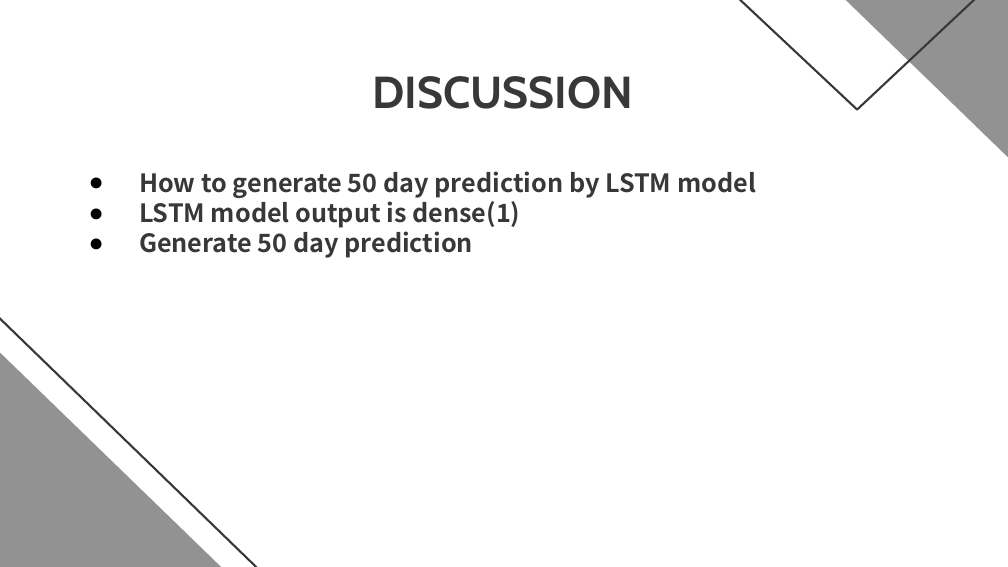
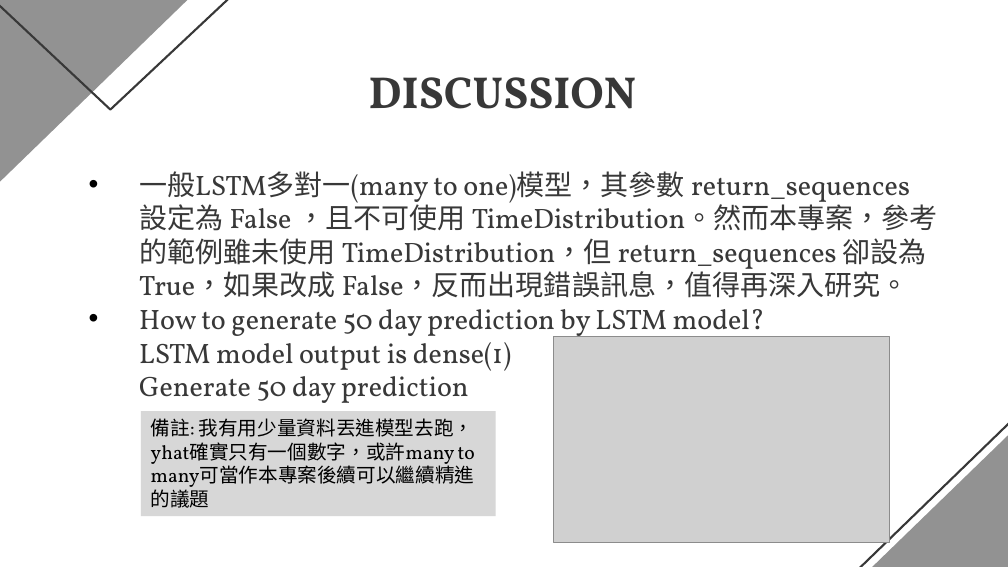
Before and after one commit to theabc50111/DL2021_final_dmlab_HCT_nccu, a slide deck: slide 21 of New_DL_final.pptx (slide 15 before the commit). Drawn at 1008x567 pixels with LibreOffice and Linux fonts; fonts in the diff are those of the drawing; grey boxes stand for pictures. Boxes give left, top, right and bottom in pixels: in the first picture for what was removed or moved away, otherwise in the second. Text is boxed around its words. In the diff, an @@ line names an element or a change of style, - is before the commit and + after.

```diff
--- a/New_DL_final.pptx
+++ b/New_DL_final.pptx
@@ mirrored in 4 elements at bbox=[774, 286, 1008, 567], bbox=[786, 286, 1008, 567], bbox=[0, 0, 291, 263], bbox=[0, 0, 406, 109] @@
@@ right triangle: place and size @@
-right triangle at bbox=[742, 0, 1008, 263]
+right triangle at bbox=[0, 0, 291, 263]
@@ triangle: place and size @@
-triangle at bbox=[561, 0, 1008, 109]
+triangle at bbox=[0, 0, 406, 109]
@@ title "DISCUSSION" at bbox=[369, 77, 637, 109]: font Cabin to Vollkorn @@
@@ text at bbox=[139, 171, 938, 403]: text changed; size 18 to 20 pt; font Noto Sans CJK SC to Vollkorn; bold off @@
-● How to generate 50 day prediction by LSTM model
-● LSTM model output is dense(1)
-● Generate 50 day prediction
+• 一般LSTM多對一(many to one)模型，其參數 return_sequences 設定為 False ，且不可使用 TimeDistribution。然而本專案，參考的範例雖未使用 TimeDistribution，但 return_sequences 卻設為 True，如果改成 False，反而出現錯誤訊息，值得再深入研究。
+• How to generate 50 day prediction by LSTM model?
+  LSTM model output is dense(1)
+  Generate 50 day prediction
@@ right triangle: place and size @@
-right triangle at bbox=[0, 263, 318, 567]
+right triangle at bbox=[774, 286, 1008, 567]
@@ right triangle: place and size @@
-right triangle at bbox=[0, 273, 293, 567]
+right triangle at bbox=[786, 286, 1008, 567]
@@ picture added at bbox=[554, 337, 890, 542] @@
@@ rectangle added at bbox=[141, 411, 496, 516], fill #D7D7D7, 14 pt, text #000000 @@
+備註: 我有用少量資料丟進模型去跑，yhat確實只有一個數字，或許many to many可當作本專案後續可以繼續精進的議題
```
Also in this commit, not shown: 18 other slides changed, 4 slides added.
